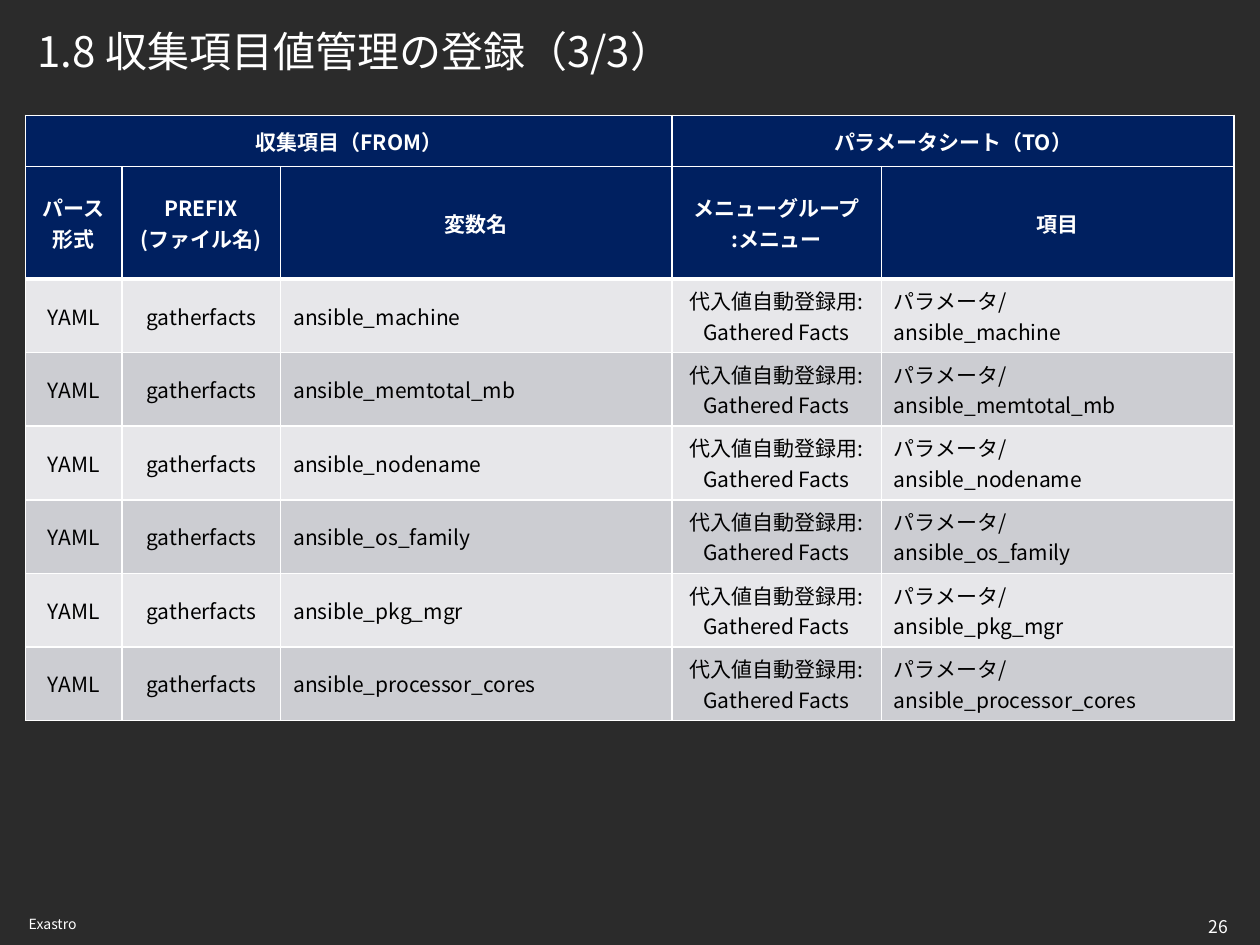
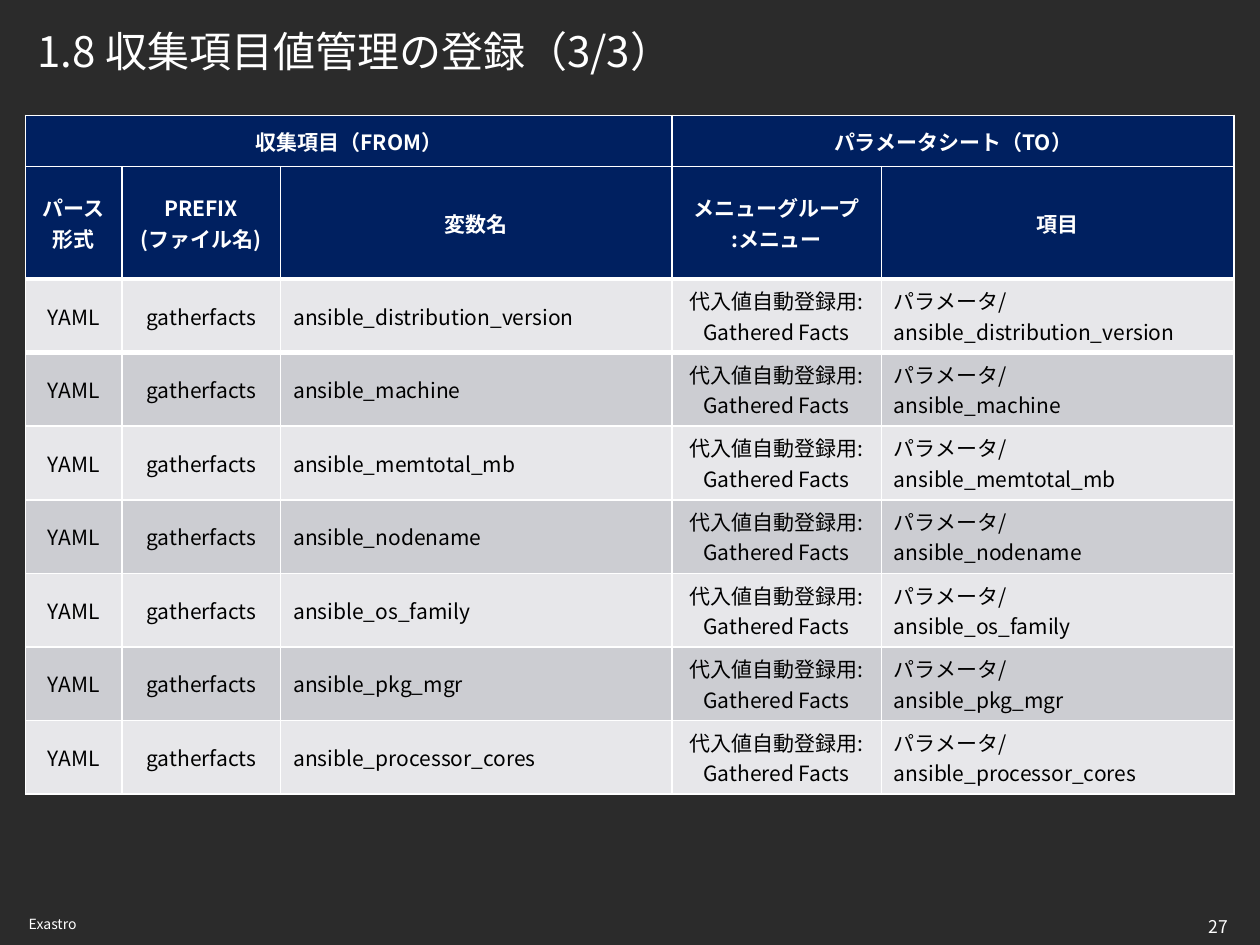
Before and after one commit to exastro-suite/it-automation-docs, a slide deck: slide 27 of asset/Learn_ja/ITA-collect-compare_practice_ja.pptx (slide 26 before the commit). Drawn at 1260x945 pixels with LibreOffice and Linux fonts; fonts in the diff are those of the drawing; background and template pictures are left out; a plain dark background stands for a picture behind light text. Boxes give left, top, right and bottom in pixels: in the first picture for what was removed or moved away, otherwise in the second. Text is boxed around its words. In the diff, an @@ line names an element or a change of style, - is before the commit and + after.

```diff
--- a/asset/Learn_ja/ITA-collect-compare_practice_ja.pptx
+++ b/asset/Learn_ja/ITA-collect-compare_practice_ja.pptx
@@ table at <box>25,116,1232,790</box> @@
+row 3: YAML | gatherfacts | ansible_distribution_version | 代入値自動登録用: / Gathered Facts | パラメータ/ / ansible_distribution_version
@@ page number at <box>1208,920,1227,933</box>: text changed @@
-26
+27
```
Also in this commit, not shown: 18 other slides changed, 2 slides added, 1 other file.
